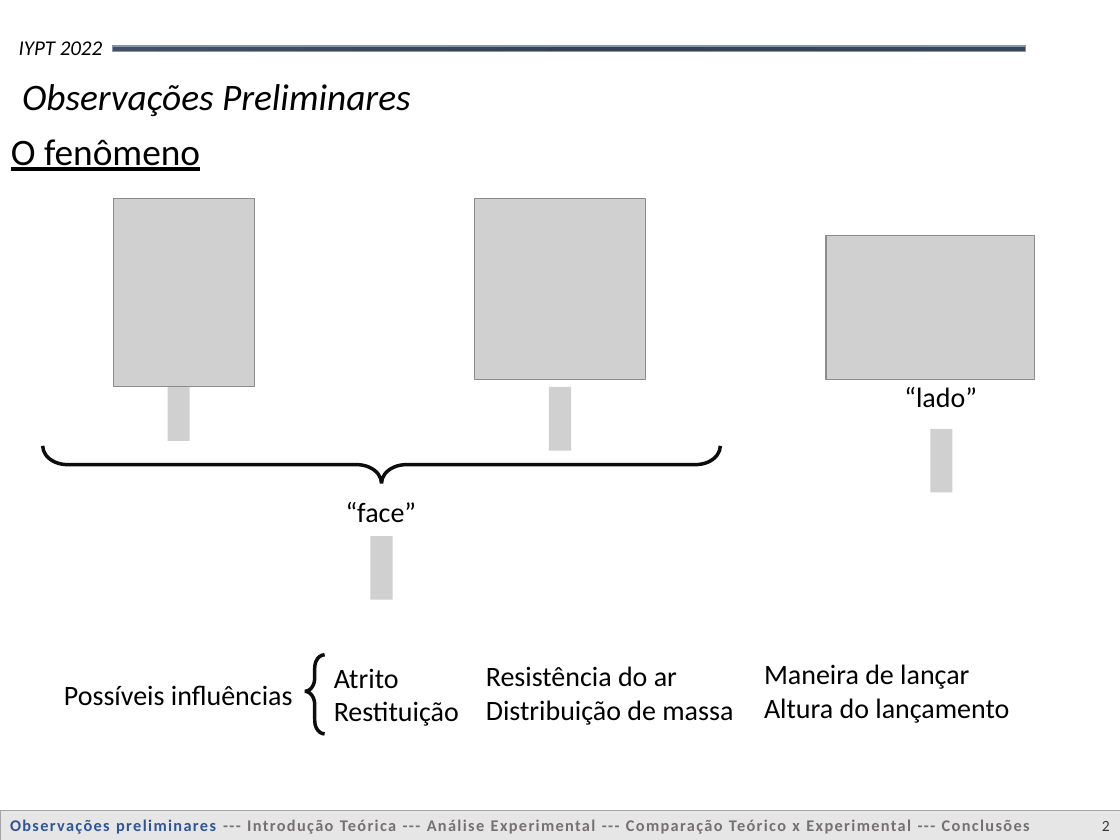
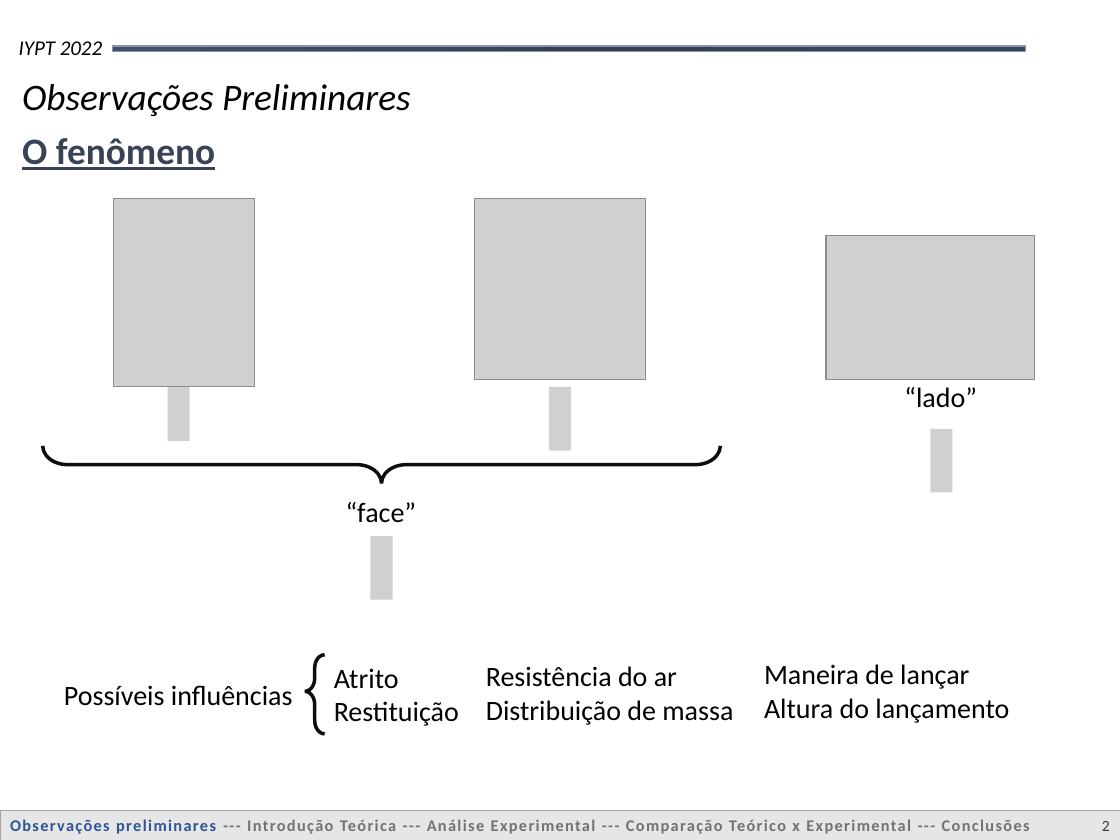
Before and after one commit to matncb/flado, a slide deck: slide 2 of Problema 7 - Legauss.pptx. Drawn at 1120x840 pixels with LibreOffice and Linux fonts; fonts in the diff are those of the drawing; grey boxes stand for pictures; background and template pictures are left out. Boxes give left, top, right and bottom in pixels: in the first picture for what was removed or moved away, otherwise in the second. Text is boxed around its words. In the diff, an @@ line names an element or a change of style, - is before the commit and + after.

Commit message:
slide corrigido

```diff
--- a/Problema 7 - Legauss.pptx
+++ b/Problema 7 - Legauss.pptx
@@ text "O fenômeno": place and size @@
-text "O fenômeno" at [11, 139, 200, 171]
+text "O fenômeno" at [22, 138, 215, 170]
@@ text "O fenômeno" at [22, 138, 215, 170]: text colour #000000 to #384456, bold on @@
```
